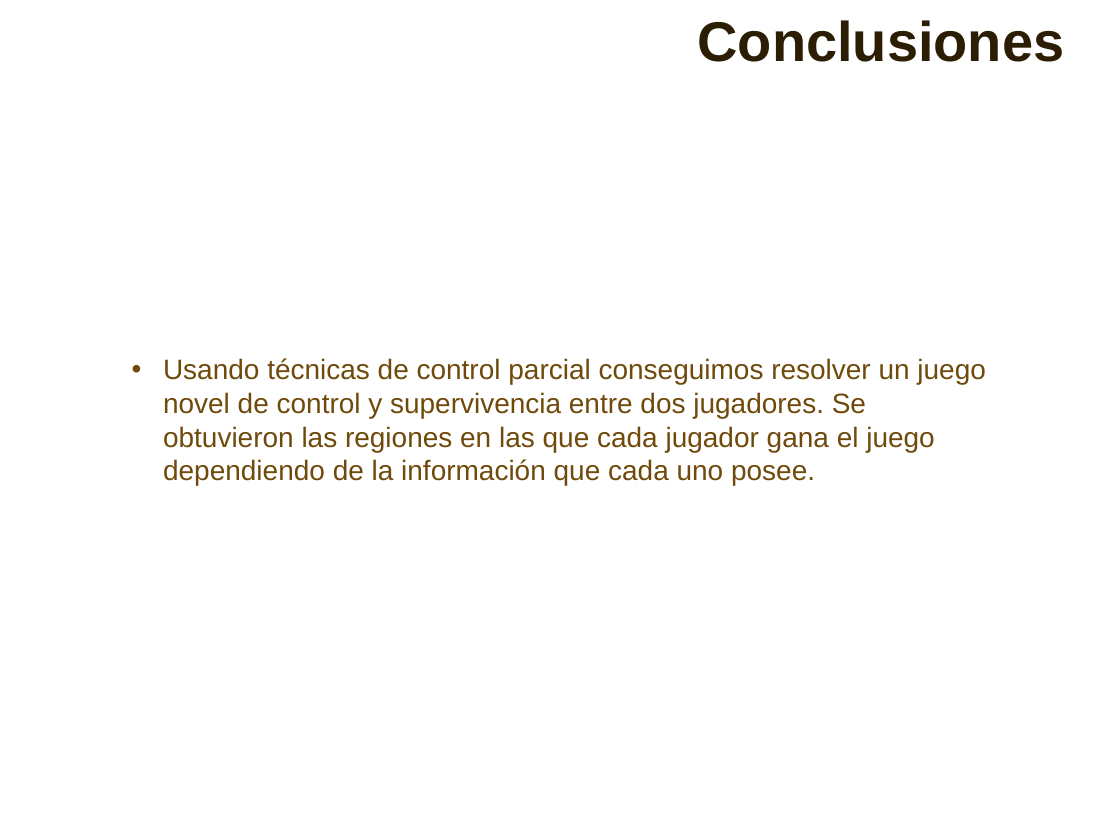
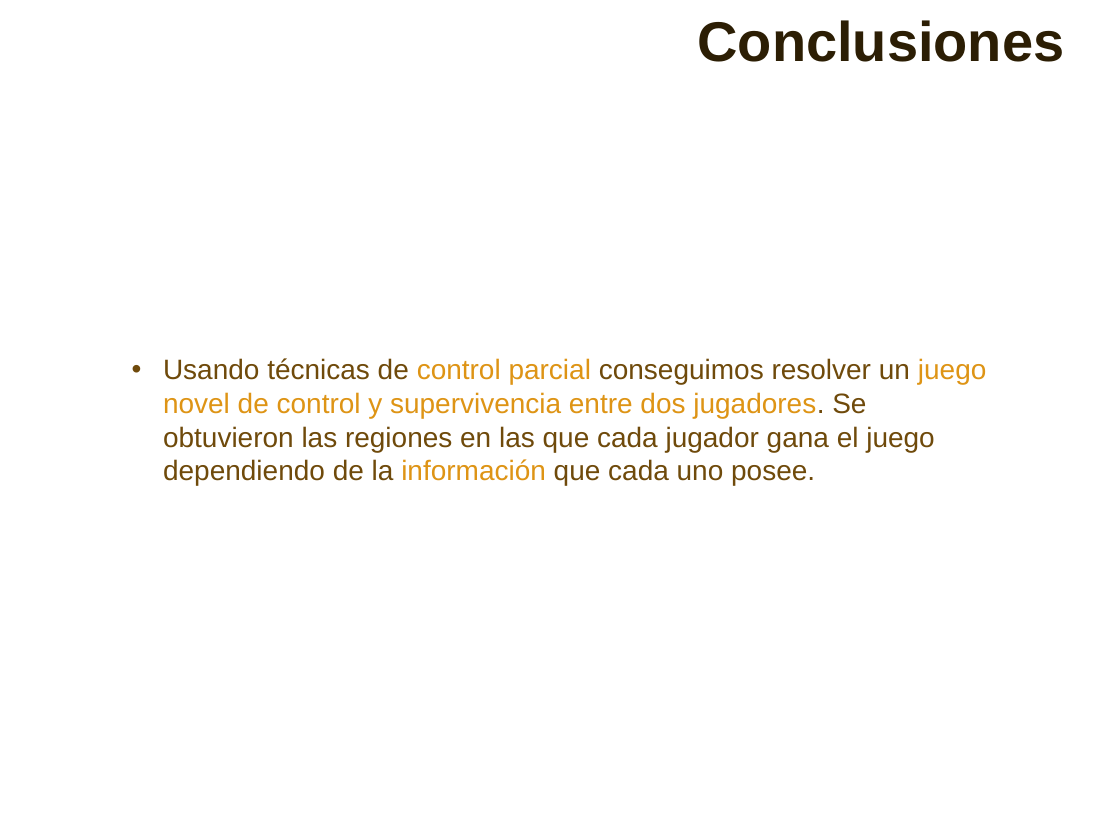
Before and after one commit to gasparalfaro/Tesis-Tesis, a slide deck: slide 35 of Presentacion/Thesis Presentation Gaspar Alfaro.pptx. Drawn at 1120x840 pixels with LibreOffice and Linux fonts; fonts in the diff are those of the drawing. Boxes give left, top, right and bottom in pixels: in the first picture for what was removed or moved away, otherwise in the second. Text is boxed around its words. In the diff, an @@ line names an element or a change of style, - is before the commit and + after.

```diff
--- a/Presentacion/Thesis Presentation Gaspar Alfaro.pptx
+++ b/Presentacion/Thesis Presentation Gaspar Alfaro.pptx
@@ text "Usando técnicas de control parcial ..." at (163, 358, 986, 485): text colour #6F4A0B to #DE9415 in "control parcial juego novel de control y ..." @@
```
Also in this commit, not shown: 26 other slides changed, 1 slide added.
